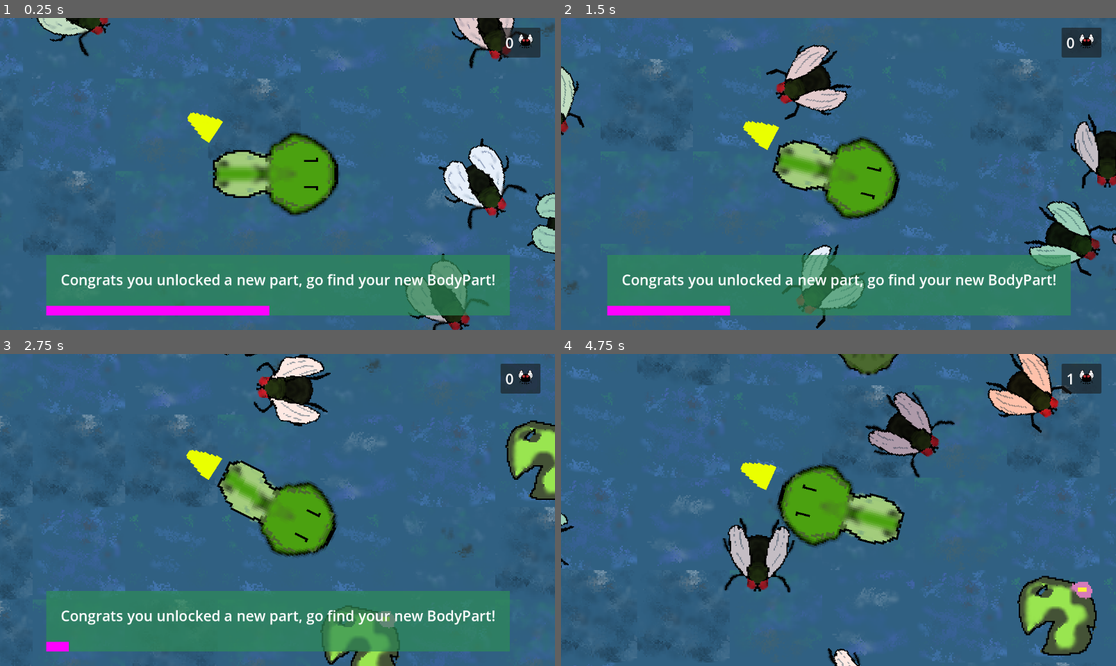
Above: before the commit, frames 1-4 (two rows, left to right).
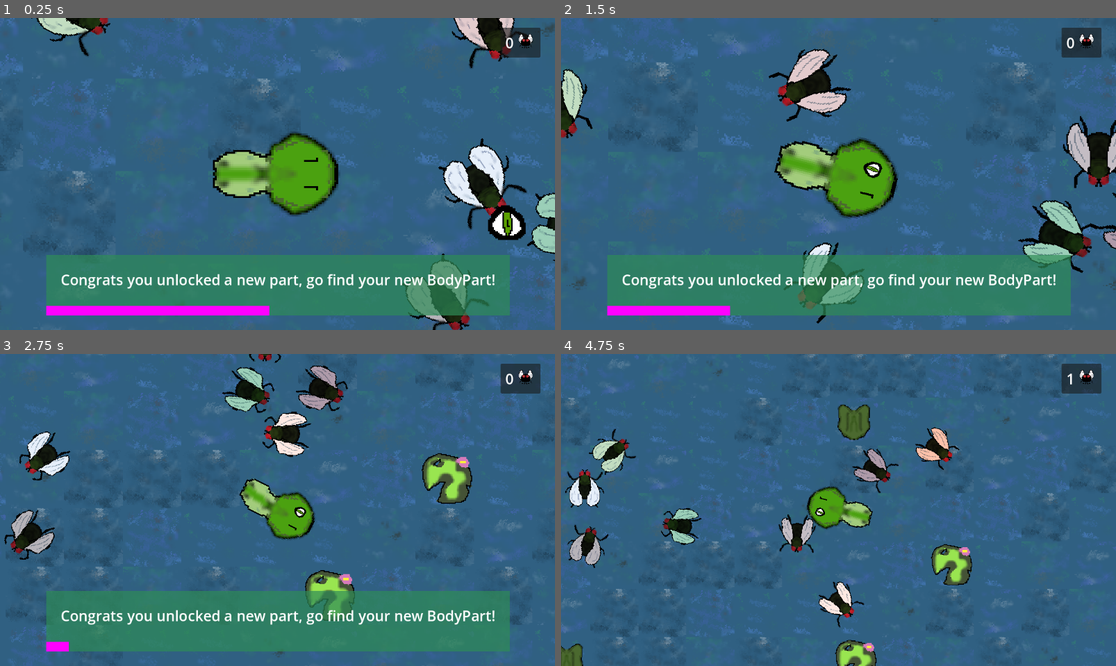
Above: after the commit, the same moments.

Repository: ibricchi/kikkerkoken
Game: Godot game, scene res://swamp.tscn
Two runs of this game, one before a commit and one after it. Both use one fixed random seed, a clock stepped at 60 frames per second and the inputs below.
Inputs:
- Up to frame 1 (0.25 s): no input
- Up to frame 2 (1.5 s): hold D (right) 0.53-1.28 s; tap Space (space, bound only after the commit) at 0.6, 1.35 s; hold S (down) from 1.28 s (still down)
- Up to frame 3 (2.75 s): release S (down) at 2.03 s; hold D (right) from 2.03 s (still down); tap Space (space, bound only after the commit) at 2.1 s
- Up to frame 4 (4.75 s): release D (right) at 2.78 s; hold W (up) 2.78-3.53 s; tap Space (space, bound only after the commit) at 2.85, 3.6, 4.35 s; hold A (left) from 3.53 s (still down)

The runs differ from the first frame. In frame 1, 1.0% of the frame differs, in the area x 33-95%, y 30-72%; in frame 2, 8.0%; in frame 3, 17%; in frame 4, 23%, in the area x 0-100%, y 0-100%.

Commit message:
Add broken tounge

Diff:
--- a/project.godot
+++ b/project.godot
@@ -41,6 +41,11 @@
 , Object(InputEventKey,"resource_local_to_scene":false,"resource_name":"","device":-1,"window_id":0,"alt_pressed":false …(186 unchanged characters)…
 ]
 }
+space={
+"deadzone": 0.5,
+"events": [Object(InputEventKey,"resource_local_to_scene":false,"resource_name":"","device":-1,"window_id":0,"alt_pressed":false,"shift_pressed":false,"ctrl_pressed":false,"meta_pressed":false,"pressed":false,"keycode":0,"physical_keycode":32,"key_label":0,"unicode":32,"location":0,"echo":false,"script":null)
+]
+}
 
 [rendering]
 
--- a/scenes/player.tscn
+++ b/scenes/player.tscn
@@ -1,8 +1,10 @@
-[gd_scene load_steps=16 format=3 uid="uid://0nit1ug74kh2"]
+[gd_scene load_steps=19 format=3 uid="uid://0nit1ug74kh2"]
 
 [ext_resource type="Script" path="res://scripts/player.gd" id="1_1ddw4"]
 [ext_resource type="Texture2D" uid="uid://cyxpduslhf4um" path="res://assets/tadpole1anim.png" id="2_43ugr"]
 [ext_resource type="Texture2D" uid="uid://7i1xr0qp58sv" path="res://assets/eye.png" id="3_ddld6"]
+[ext_resource type="Texture2D" uid="uid://bawn3v83hrcji" path="res://assets/tounge.png" id="4_mcw0j"]
+[ext_resource type="Script" path="res://scripts/tounge.gd" id="4_oxcsk"]
 
 [sub_resource type="AtlasTexture" id="AtlasTexture_hohk1"]
 atlas = ExtResource("2_43ugr")
@@ -112,6 +114,10 @@
 radius = 18.0
 height = 54.0
 
+[sub_resource type="CapsuleShape2D" id="CapsuleShape2D_ndq0t"]
+radius = 7.99726
+height = 32.0414
+
 [node name="player" type="CharacterBody2D"]
 motion_mode = 1
 script = ExtResource("1_1ddw4")
@@ -140,3 +146,20 @@
 rotation = -1.77849
 scale = Vector2(-0.313, 0.375)
 texture = ExtResource("3_ddld6")
+
+[node name="tounge" type="Area2D" parent="."]
+visible = false
+position = Vector2(46, -1.19209e-07)
+rotation = 1.5708
+scale = Vector2(1, 1e-05)
+script = ExtResource("4_oxcsk")
+
+[node name="Sprite2D" type="Sprite2D" parent="tounge"]
+texture = ExtResource("4_mcw0j")
+
+[node name="CollisionShape2D" type="CollisionShape2D" parent="tounge"]
+position = Vector2(-0.999657, 0.0261771)
+shape = SubResource("CapsuleShape2D_ndq0t")
+
+[node name="Timer" type="Timer" parent="tounge"]
+wait_time = 3.0
--- a/scripts/body_part.gd
+++ b/scripts/body_part.gd
@@ -2,7 +2,8 @@
 class_name BodyPart
 
 enum PartType {
-	EYE
+	EYE,
+	TOUNGE,
 }
 
 @export var part_name: String
@@ -29,3 +30,19 @@
 
 func _ready():
 	body_entered.connect(attach_to_player)
+
+static var bp_scene = preload("res://scenes/body_part.tscn")
+static func create_eye() -> BodyPart:
+	var part: BodyPart = bp_scene.instantiate()
+	part.part_name = "eye"
+	part.part_type = PartType.EYE
+	part.part_img = preload("res://assets/eye.png")
+	part.zoom_multiplier = 2
+	return part
+
+static func create_tounge() -> BodyPart:
+	var part: BodyPart = bp_scene.instantiate()
+	part.part_name = "eye"
+	part.part_type = PartType.TOUNGE
+	part.part_img = preload("res://assets/tounge.png")
+	return part
--- a/scripts/player.gd
+++ b/scripts/player.gd
@@ -30,9 +30,14 @@
 		input.y -= 1
 	return input.normalized()
 
+var tounge_enabled: bool = false
+@onready var tounge: Tounge = $tounge
 func _process(delta):
 	if zoom != target_zoom:
 		zoom = lerp(zoom, target_zoom, zoom_speed * delta)
+
+	if tounge_enabled && Input.is_action_just_pressed("space") && tounge.is_ready():
+		tounge.extend_tounge()
 
 func _physics_process(delta):
 	var input = get_movement_input()
@@ -71,3 +76,6 @@
 			left_eye.visible = true
 		else:
 			right_eye.visible = true
+	elif obj.part_type == BodyPart.PartType.TOUNGE:
+		tounge_enabled = true
+		tounge.visible = true
--- a/scripts/swamp.gd
+++ b/scripts/swamp.gd
@@ -31,25 +31,26 @@
 			release_a_new_part()
 		ui.update_point_counter(points)
 
-## CREATE BODY PARTS
-@onready var bp_scene = preload("res://scenes/body_part.tscn")
-func eye() -> BodyPart:
-	var eye: BodyPart = bp_scene.instantiate()
-	eye.part_name = "eye"
-	eye.part_img = preload("res://assets/eye.png")
-	eye.zoom_multiplier = 2
-	return eye
+var in_order_parts: Array[Callable] = [
+	BodyPart.create_eye,
+	BodyPart.create_tounge
+]
 
-@onready var body_parts: Array[Callable] = [
-	eye, eye, eye, eye
+var body_parts: Array[Callable] = [
+	BodyPart.create_eye,
+	BodyPart.create_tounge,
 ]
 
 var body_part_available: bool = false
 var target_body_part: BodyPart
 func release_a_new_part():
 	if len(body_parts) > 0:
-		var new_part_idx: int = randi() % len(body_parts)
-		var new_part: BodyPart = body_parts.pop_at(new_part_idx).call()
+		var new_part: BodyPart
+		if len(in_order_parts) != 0:
+			new_part = in_order_parts.pop_front().call()
+		else:
+			var new_part_idx: int = randi() % len(body_parts)
+			new_part = body_parts.pop_at(new_part_idx).call()
 		new_part.disable_callback = func(): body_part_available = false
 		add_child(new_part)
 		new_part.position = Vector2(
--- /dev/null
+++ b/scripts/tounge.gd
@@ -0,0 +1,26 @@
+extends Area2D
+class_name Tounge
+
+@export var tounge_time: float = 3
+@onready var tounge_timer = $Timer
+@export var max_length: float = 400
+@export var extend_speed: float = 1
+var target_length: float = 0
+
+func is_ready() -> bool:
+	return true
+
+func extend_tounge():
+	target_length = max_length
+	tounge_timer.timeout.connect(retract_tounge)
+	tounge_timer.start(tounge_time)
+
+func retract_tounge():
+	target_length = 0
+
+func _ready() -> void:
+	pass # Replace with function body.
+
+func _process(delta: float) -> void:
+	if scale.y != target_length:
+		scale.y = lerp(scale.y, target_length, extend_speed * delta)
Binary file added: assets/tounge.png
Not shown, added: assets/tounge.png.import
